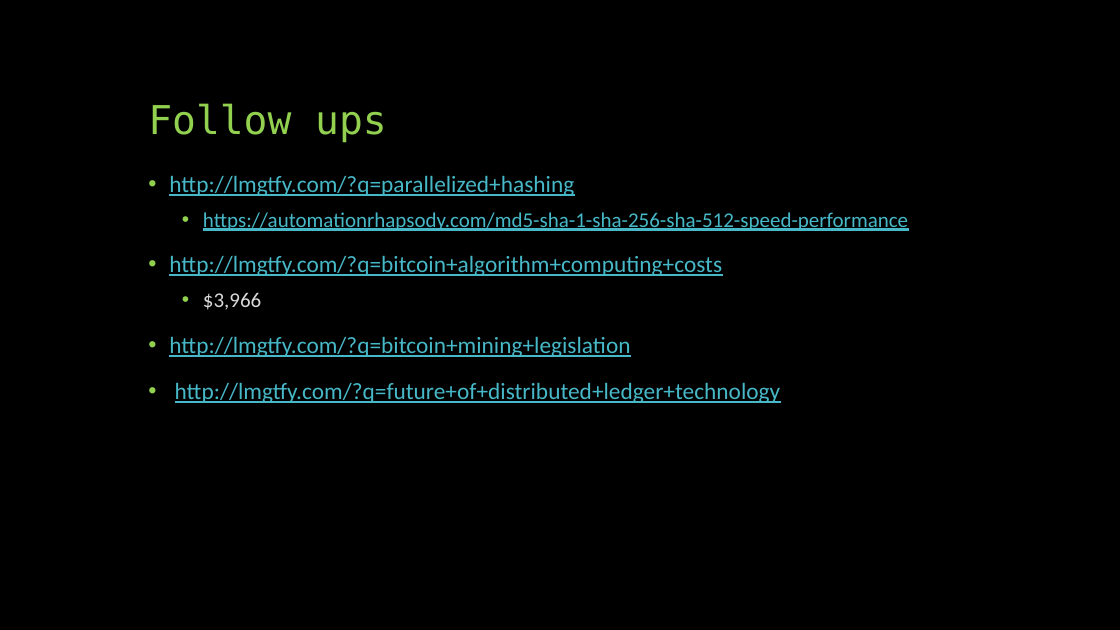
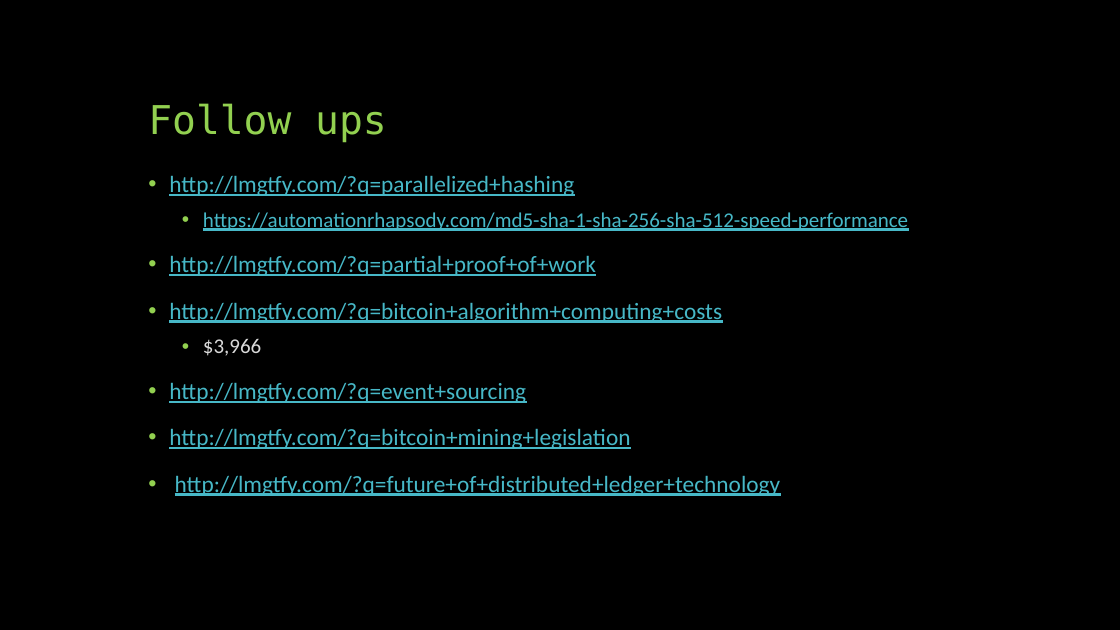
Before and after one commit to jcutrono/leanledger, a slide deck: slide 15 of Unmasking Blockchain.pptx. Drawn at 1120x630 pixels with LibreOffice and Linux fonts; fonts in the diff are those of the drawing. Boxes give left, top, right and bottom in pixels: in the first picture for what was removed or moved away, otherwise in the second. Text is boxed around its words. In the diff, an @@ line names an element or a change of style, - is before the commit and + after.

Commit message:
adding follow up for partial proofs. adding to readme

```diff
--- a/Unmasking Blockchain.pptx
+++ b/Unmasking Blockchain.pptx
@@ text at bbox=[169, 256, 596, 276]: paragraph added @@
+• http://lmgtfy.com/?q=partial+proof+of+work
@@ text at bbox=[169, 383, 526, 403]: paragraph added @@
+• http://lmgtfy.com/?q=event+sourcing
```
Also in this commit, not shown: 1 other file.
